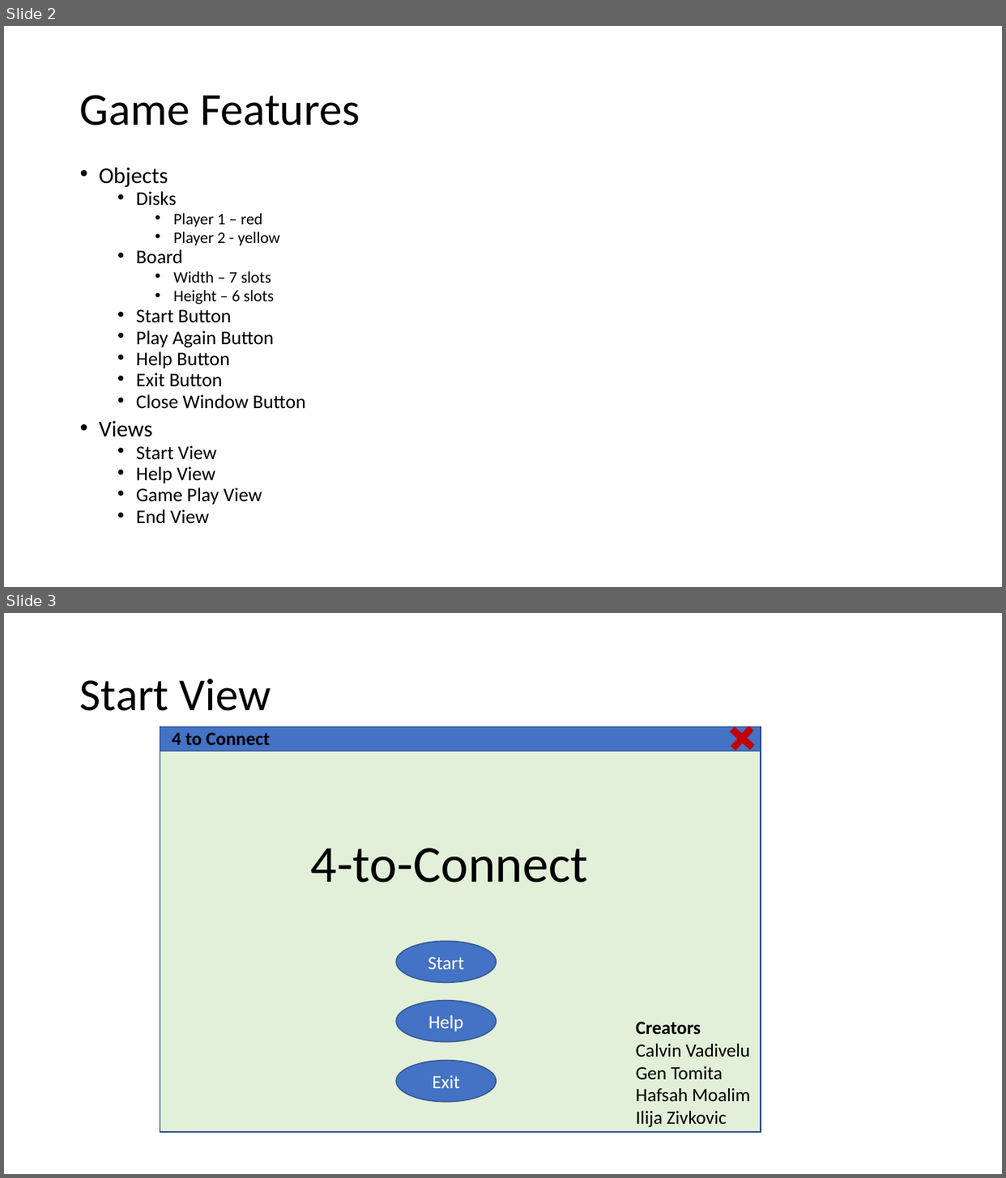
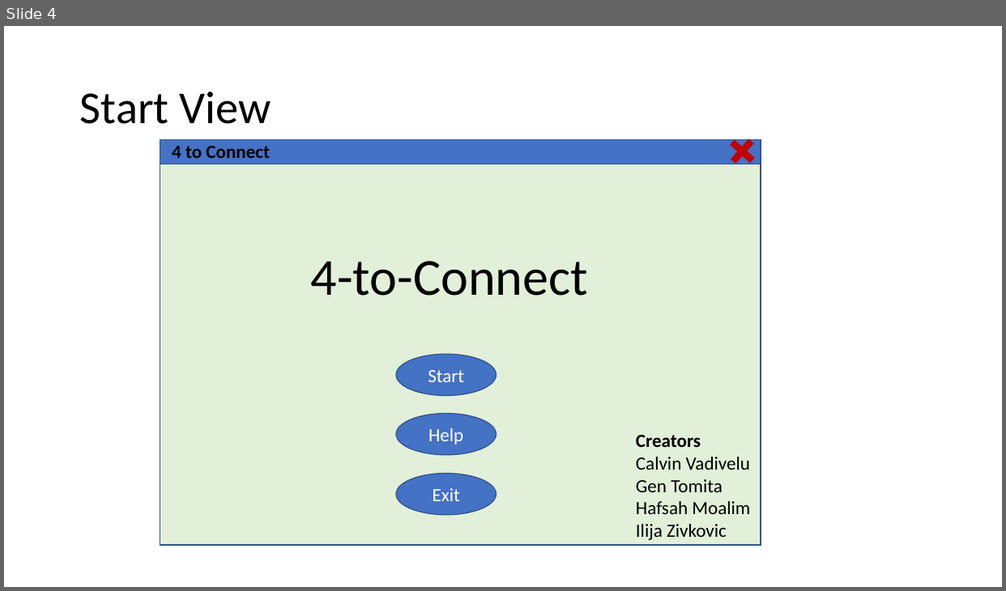
Before and after one commit to yangyaoi/Connect-Four-Project, a slide deck: Documents/design review presentation/Design Presentation Hafsah.pptx. Shown one above the other, each under a label of ours: slides 2 and 3 before the commit, slide 4 after it. The pictures are 1006x1178 and 1006x591 pixels, drawn with LibreOffice and Linux fonts; fonts in the diff are those of the drawing. Boxes give left, top, right and bottom in pixels: in the first picture for what was removed or moved away, otherwise in the second. Text is boxed around its words. In the diff, an @@ line names an element or a change of style, - is before the commit and + after.

```diff
--- a/Documents/design review presentation/Design Presentation Hafsah.pptx
+++ b/Documents/design review presentation/Design Presentation Hafsah.pptx
@@ slide 2 removed at [4,26,1002,587], background #FFFFFF @@
@@ title removed at [80,95,360,126] @@
-Game Features
@@ text removed at [99,167,306,523] @@
-• Objects
-  • Disks
-    • Player 1 – red
-    • Player 2 - yellow
-  • Board
-    • Width – 7 slots
-    • Height – 6 slots
-  • Start Button
-  • Play Again Button
-  • Help Button
-  • Exit Button
-  • Close Window Button
-• Views
-  • Start View
-  • Help View
-  • Game Play View
-  • End View
@@ what was slide 3 is now slide 4 @@
```
Also in this commit, not shown: 4 slides changed, 1 slide added.
